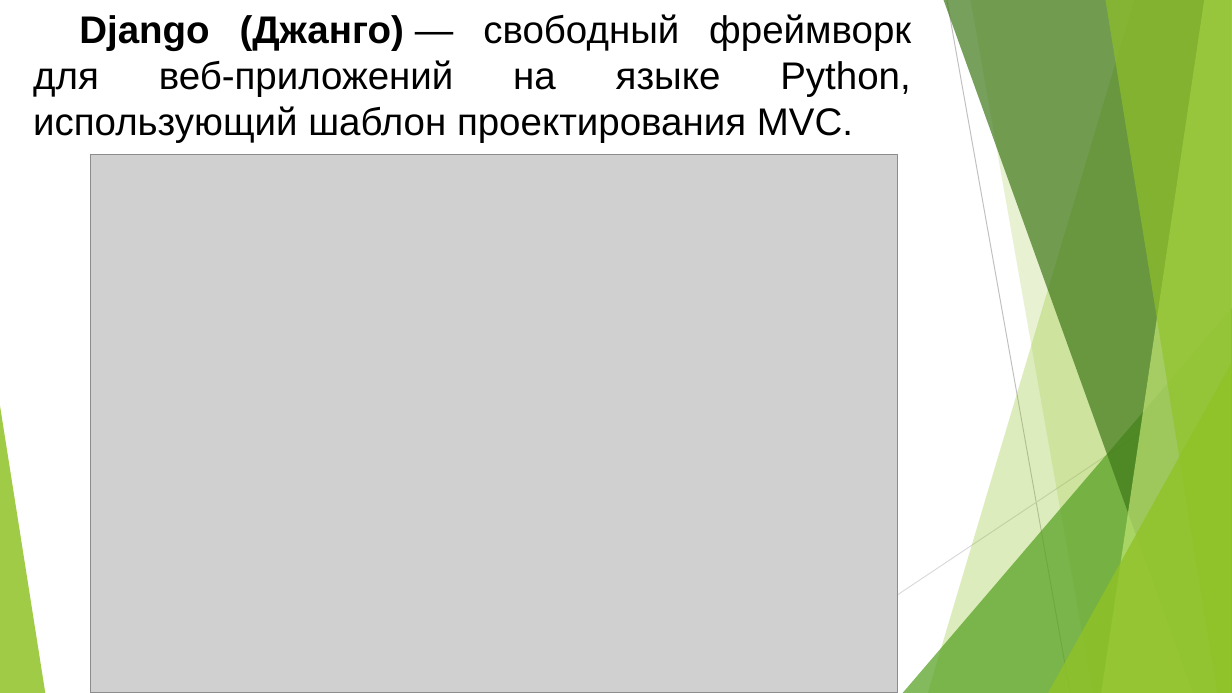
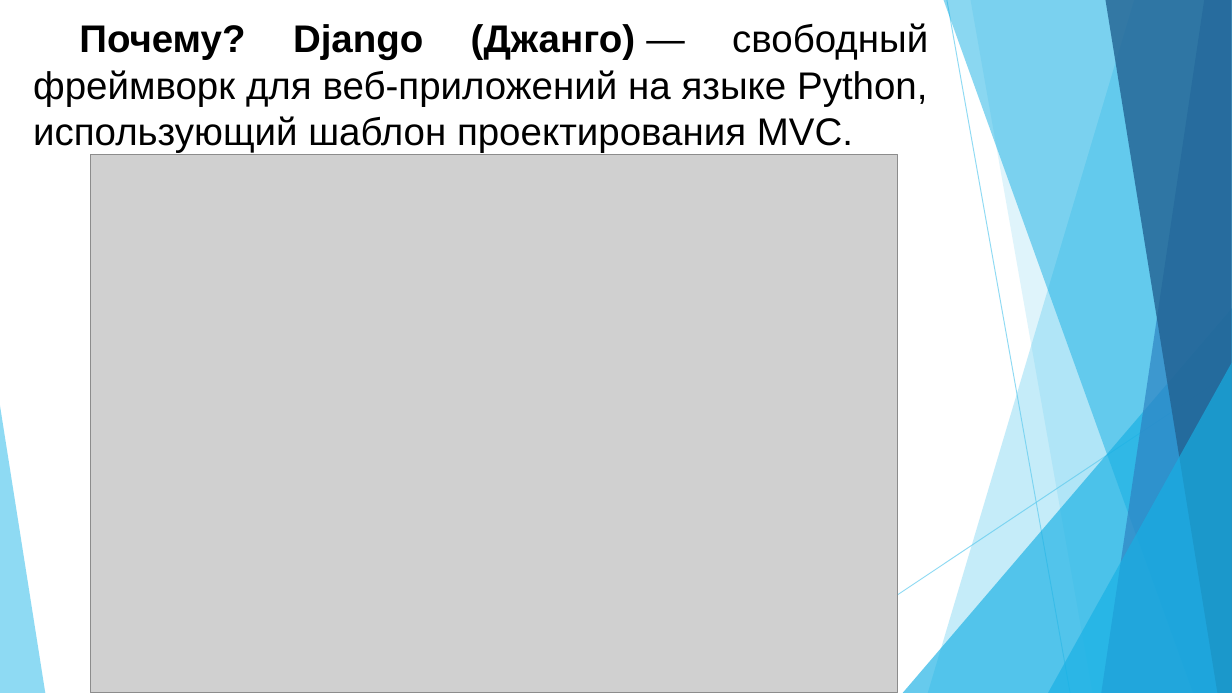
Before and after one commit to Latyshevdp72rus/Latyshevdp_WEB12, a slide deck: slide 5 of Дипломная работа - Новостной сайт Олимпийских чемпионов .pptx (slide 3 before the commit). Drawn at 1232x693 pixels with LibreOffice and Linux fonts; fonts in the diff are those of the drawing; grey boxes stand for pictures. Boxes give left, top, right and bottom in pixels: in the first picture for what was removed or moved away, otherwise in the second. Text is boxed around its words. In the diff, an @@ line names an element or a change of style, - is before the commit and + after.

```diff
--- a/Дипломная работа - Новостной сайт Олимпийских чемпионов .pptx
+++ b/Дипломная работа - Новостной сайт Олимпийских чемпионов .pptx
@@ title at box(33, 23, 928, 152): text changed @@
-Django (Джанго) — свободный фреймворк для веб-приложений на языке Python, использующий шаблон проектирования MVC.
+Почему? Django (Джанго) — свободный фреймворк для веб-приложений на языке Python, использующий шаблон проектирования MVC.
@@ freeform shape at box(928, 0, 1232, 693): fill #90C226 at 30% opacity to #5FCBEF at 36% opacity @@
@@ freeform shape at box(944, 0, 1232, 693): fill #3F7819 at 70% opacity to #17B0E4 at 50% opacity @@
@@ line (947, 0) - (1070, 693): stroke #BFBFBF 0.75 pt to #5FCBEF 0.75 pt @@
@@ freeform shape at box(970, 0, 1232, 693): fill #90C226 at 20% opacity to #5FCBEF at 20% opacity @@
@@ freeform shape at box(1102, 0, 1232, 693): fill #C0E474 at 70% opacity to #2E83C3 at 70% opacity @@
@@ freeform shape at box(1105, 0, 1232, 693): fill #90C226 at 65% opacity to #226292 at 80% opacity @@
@@ triangle at box(903, 308, 1232, 693): fill #54A021 at 72% opacity to #17B0E4 at 66% opacity @@
@@ line (1232, 372) - (750, 693): stroke #D9D9D9 0.75 pt to #5FCBEF 0.75 pt @@
@@ triangle at box(1048, 363, 1232, 693): fill #90C226 at 80% opacity to #17B0E4 at 66% opacity @@
@@ triangle at box(0, 406, 45, 693): fill #90C226 at 85% opacity to #5FCBEF at 70% opacity @@
```
Also in this commit, not shown: 4 other slides changed, 3 slides added, 8 other files.
